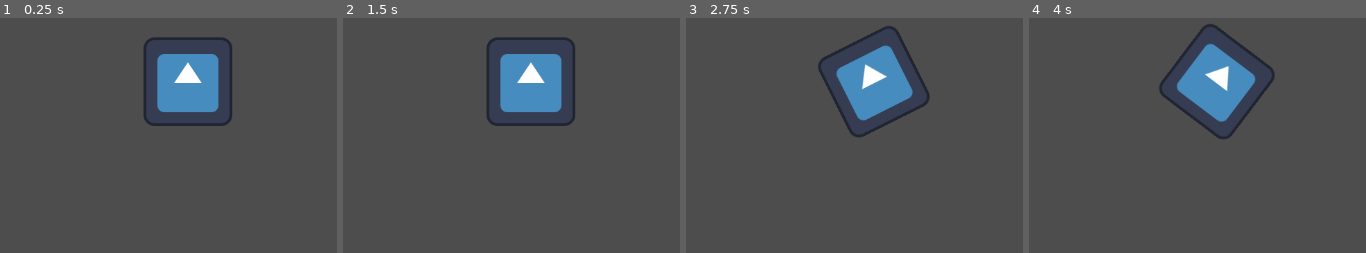
Above: before the commit, frames 1-4 (left to right).
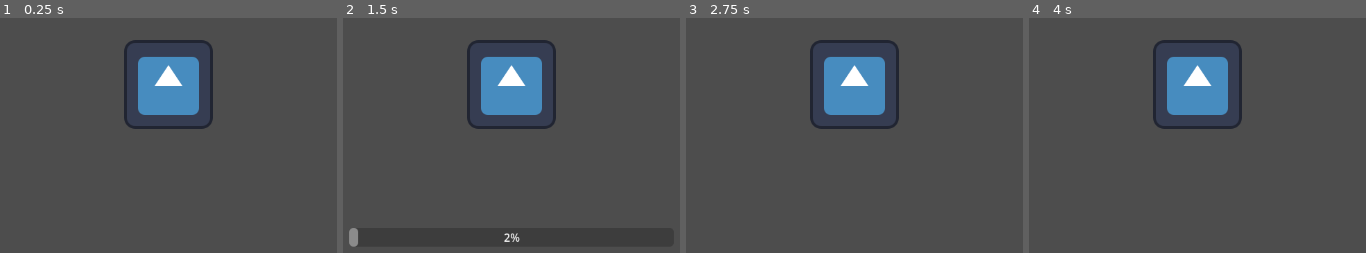
Above: after the commit, the same moments.

Repository: dudasaus/just-mouse-game
Game: Godot game, scene res://level.tscn
Two runs of this game, one before a commit and one after it. Both use one fixed random seed, a clock stepped at 60 frames per second and the inputs below. The engine's default icon, where the game draws it, is replaced by a stand-in: a white triangle on a blue panel in a dark square.
Inputs (mouse positions are in pixels of both pictures, inside the frame that each line leads up to):
- Up to frame 1 (0.25 s): no input
- Up to frame 2 (1.5 s): tap Enter at 0.5 s; move the mouse to (outside the picture) at 0.52 s; tap Mouse wheel up (shoot_less) at 0.6 s; tap Mouse wheel down (shoot_more) at 0.8, 1.35 s; tap Space at 1.25 s; move the mouse to (353, 107) at 1.27 s
- Up to frame 3 (2.75 s): tap Mouse wheel up (shoot_less) at 1.55 s; tap Enter at 2 s; move the mouse to (outside the picture) at 2.02 s; click (outside the picture) at 2.1 s; tap Mouse wheel down (shoot_more) at 2.3 s
- Up to frame 4 (4 s): tap Space at 2.75 s; move the mouse to (1157, 175) at 2.77 s; right-click (1157, 175) at 2.85 s; tap Mouse wheel up (shoot_less) at 3.05, 3.6 s; move the mouse to (outside the picture) at 3.52 s; tap Mouse wheel down (shoot_more) at 3.8 s

The runs differ from the first frame. In frame 1, 5.9% of the frame differs, in the area x 36-69%, y 8-48%; in frame 2, 6.1%, in the area x 1-69%, y 8-98%; in frame 3, 6.0%; in frame 4, 6.0%.

Commit message:
play can move

Diff:
--- a/character_body_2d.gd
+++ b/character_body_2d.gd
@@ -6,17 +6,22 @@
 var rotate_friction = 3.0
 var max_rotational_speed = 15.0
 
-var shoot_force = 0.0
-var shoot_force_change = 1.0
-var max_shoot_force = 15.0
+var shoot_force: float = 0.0
+var shoot_force_change = 15.0
+var max_shoot_force = 1500.0
 var min_shoot_force = 0.0
 # seconds to adjust shoot force
-var shoot_timer = 1.5
+var shoot_time_seconds = 1.5
+var shoot_timer = 0.0
+
+var friction = 1.0
+var min_velocity = 1.0
 
 enum Mode {
 	UNKNOWN,
 	ROTATING,
 	SHOOTING,
+	ACTUALLY_MOVING,
 	UNCONTROLLABLE,
 }
 
@@ -28,6 +33,10 @@
 			rotate_during_frame(delta)
 		else:
 			enter_shoot_mode()
+	elif mode == Mode.SHOOTING:
+		shoot_mode_frame(delta)
+	elif mode == Mode.ACTUALLY_MOVING:
+		actually_moving_mode_frame(delta)
 
 func rotate_during_frame(delta: float):
 	var frame_rotate_accel = 0.0
@@ -53,8 +62,28 @@
 		rotation_degrees += rotational_velocity
 
 func shoot_mode_frame(delta: float):
-	pass
+	if Input.is_action_just_pressed("shoot_more"):
+		shoot_force = min(shoot_force + shoot_force_change, max_shoot_force)
+	if Input.is_action_just_pressed("shoot_less"):
+		shoot_force = max(shoot_force - shoot_force_change, min_shoot_force)
+	shoot_timer = max(shoot_timer - delta, 0)
+	if shoot_timer == 0:
+		velocity = Vector2.from_angle(rotation) * shoot_force
+		mode = Mode.ACTUALLY_MOVING
+
+func actually_moving_mode_frame(delta: float):
+	if velocity == Vector2.ZERO:
+		mode = Mode.ROTATING
+		return
+	move_and_slide()
+	velocity = lerp(velocity, Vector2.ZERO, delta * friction)
+	if (abs(velocity.x) < min_velocity &&
+		abs(velocity.y) < min_velocity):
+		velocity = Vector2.ZERO
+
 
 func enter_shoot_mode():
 	rotational_velocity = 0
-	shoot_force = 0
+	shoot_force = shoot_force_change
+	mode = Mode.SHOOTING
+	shoot_timer = shoot_time_seconds
--- a/level.tscn
+++ b/level.tscn
@@ -1,7 +1,8 @@
-[gd_scene load_steps=4 format=3 uid="uid://c5rbacq0rrp21"]
+[gd_scene load_steps=5 format=3 uid="uid://c5rbacq0rrp21"]
 
 [ext_resource type="Script" path="res://character_body_2d.gd" id="1_mttf5"]
 [ext_resource type="Texture2D" uid="uid://jk7eqe3ogtuf" path="res://icon.svg" id="2_dxt3n"]
+[ext_resource type="PackedScene" uid="uid://owcplltll86y" path="res://scenes/game_ui.tscn" id="3_0dwme"]
 
 [sub_resource type="RectangleShape2D" id="RectangleShape2D_chi12"]
 size = Vector2(124, 123)
@@ -19,5 +20,8 @@
 position = Vector2(0, -0.5)
 shape = SubResource("RectangleShape2D_chi12")
 
-[node name="Camera2D" type="Camera2D" parent="."]
-anchor_mode = 0
+[node name="Camera2D" type="Camera2D" parent="CharacterBody2D"]
+
+[node name="GameUI" parent="CharacterBody2D/Camera2D" node_paths=PackedStringArray("player") instance=ExtResource("3_0dwme")]
+custom_minimum_size = Vector2(500, 500)
+player = NodePath("../..")
--- /dev/null
+++ b/scenes/game_ui.tscn
@@ -0,0 +1,30 @@
+[gd_scene load_steps=2 format=3 uid="uid://owcplltll86y"]
+
+[ext_resource type="Script" path="res://scripts/game_ui.gd" id="1_5wnpw"]
+
+[node name="GameUI" type="Control"]
+layout_mode = 3
+anchors_preset = 15
+anchor_right = 1.0
+anchor_bottom = 1.0
+grow_horizontal = 2
+grow_vertical = 2
+script = ExtResource("1_5wnpw")
+
+[node name="MarginContainer" type="MarginContainer" parent="."]
+layout_mode = 1
+anchors_preset = 15
+anchor_right = 1.0
+anchor_bottom = 1.0
+grow_horizontal = 2
+grow_vertical = 2
+theme_override_constants/margin_left = 16
+theme_override_constants/margin_top = 16
+theme_override_constants/margin_right = 16
+theme_override_constants/margin_bottom = 16
+
+[node name="ShootForceBar" type="ProgressBar" parent="MarginContainer"]
+unique_name_in_owner = true
+layout_mode = 2
+size_flags_vertical = 8
+max_value = 1.0
--- /dev/null
+++ b/scripts/game_ui.gd
@@ -0,0 +1,10 @@
+extends Control
+
+@export var player: Node2D
+
+func _process(delta: float) -> void:
+	if player.mode == player.Mode.SHOOTING:
+		%ShootForceBar.show()
+		%ShootForceBar.value = player.shoot_force / player.max_shoot_force
+	else:
+		%ShootForceBar.hide()
